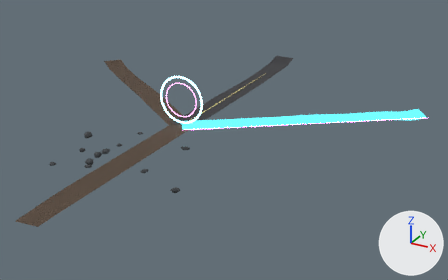
Renders of the glTF model saga-assets/regions/crossroads/crossroads_scenery.glb from each side of a commit.
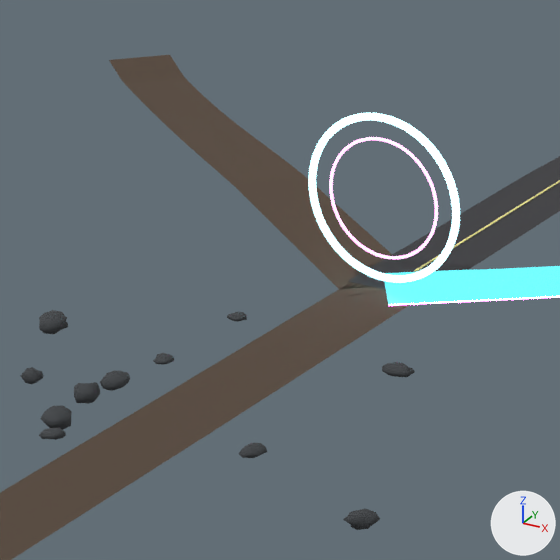
Each version appears first whole from a 50 mm lens placed at (80.2, -83.6, 60.5), pointed at (9.2, 45.5, -4.1), and next in a close-up on the part from 16% to 52% of the width and 16% to 72% of the height. Arrows for +X, +Y and +Z are at lower right; the lights stay in place. The older version's two pictures come first. Where no turn or scale is listed for an object, it has been applied to the vertices.

Names of what the first close-up shows: 'Torus', 'Torus.001', 'road', 'road.001', 'road.002', 'road.003', 'rock' and 2 more.
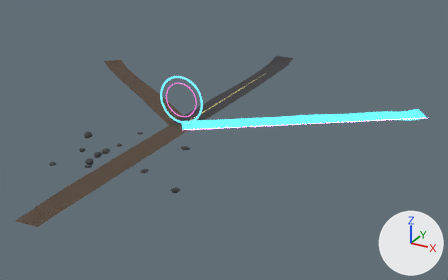
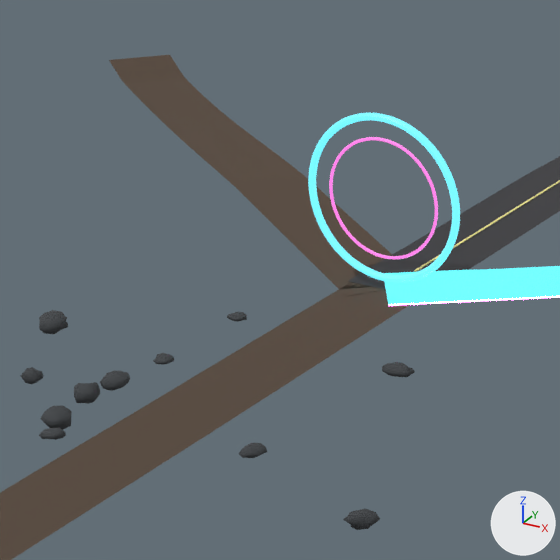
Location of each change, [x1, y1, x2, y2] in pixels of the close-ups (560 x 560 px):
```json
{"object": "Torus", "change": "recoloured", "before": [308, 113, 460, 283], "after": [308, 113, 460, 283]}
{"object": "Torus.001", "change": "recoloured", "before": [329, 137, 438, 259], "after": [329, 137, 438, 259]}
```

The change, as JSON lines over the scene's bpy script:
```json
{"op": "add", "block": "mat_ring10", "code": ["mat_ring10 = principled_material('ring10')", "mat_ring10.base_color = (0.05, 0.05, 0.05)  # dark grey #3f3f3f", "mat_ring10.roughness = 0.4", "mat_ring10.emission_color = (1.0, 0.2, 0.8)  # pink #ff7ce7", "mat_ring10.emission_strength = 1.0"]}
{"op": "add", "block": "mat_ring11", "code": ["mat_ring11 = principled_material('ring11')", "mat_ring11.base_color = (0.05, 0.05, 0.05)  # dark grey #3f3f3f", "mat_ring11.roughness = 0.4", "mat_ring11.emission_color = (0.15, 0.85, 1.0)  # cyan #6cedff", "mat_ring11.emission_strength = 1.1"]}
{"block": "me_torus", "where": "me_torus.from_pydata(...)  # 720 vertices, 1440 faces; spans x -6.28..6.28, y -0.27..0.27, z -6.28..6.28"}
{"op": "remove", "block": "me_torus", "code": "me_torus.materials.append(mat_ring30)  # dark grey #3f3f3f, glowing cyan #aaf3ff"}
{"op": "add", "block": "me_torus", "code": "me_torus.materials.append(mat_ring11)  # dark grey #3f3f3f, glowing cyan #6cedff"}
{"block": "me_torus_001", "where": "me_torus_001.from_pydata(...)  # 720 vertices, 1440 faces; spans x -4.52..4.52, y -0.11..0.11, z -4.52..4.52"}
{"op": "remove", "block": "me_torus_001", "code": "me_torus_001.materials.append(mat_ring26)  # dark grey #3f3f3f, glowing pink #ffa0ed"}
{"op": "add", "block": "me_torus_001", "code": "me_torus_001.materials.append(mat_ring10)  # dark grey #3f3f3f, glowing pink #ff7ce7"}
```
